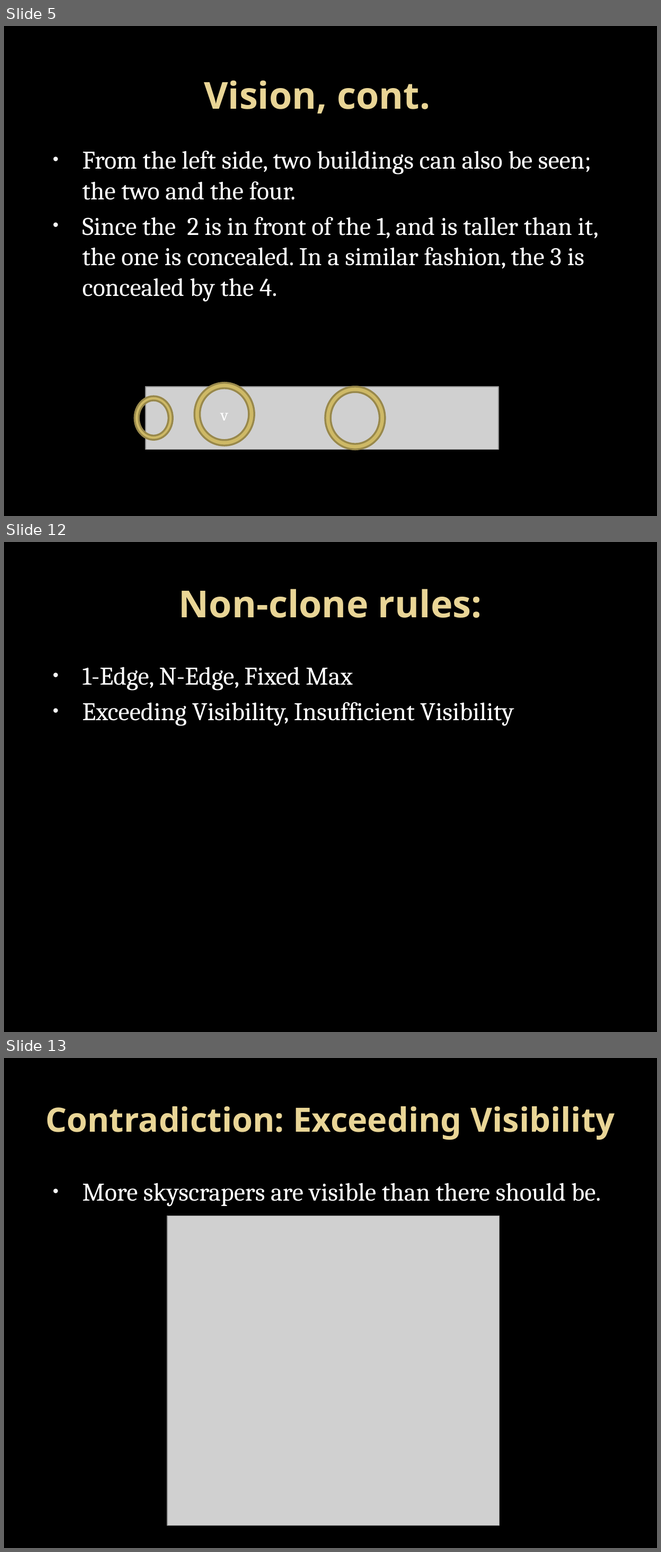
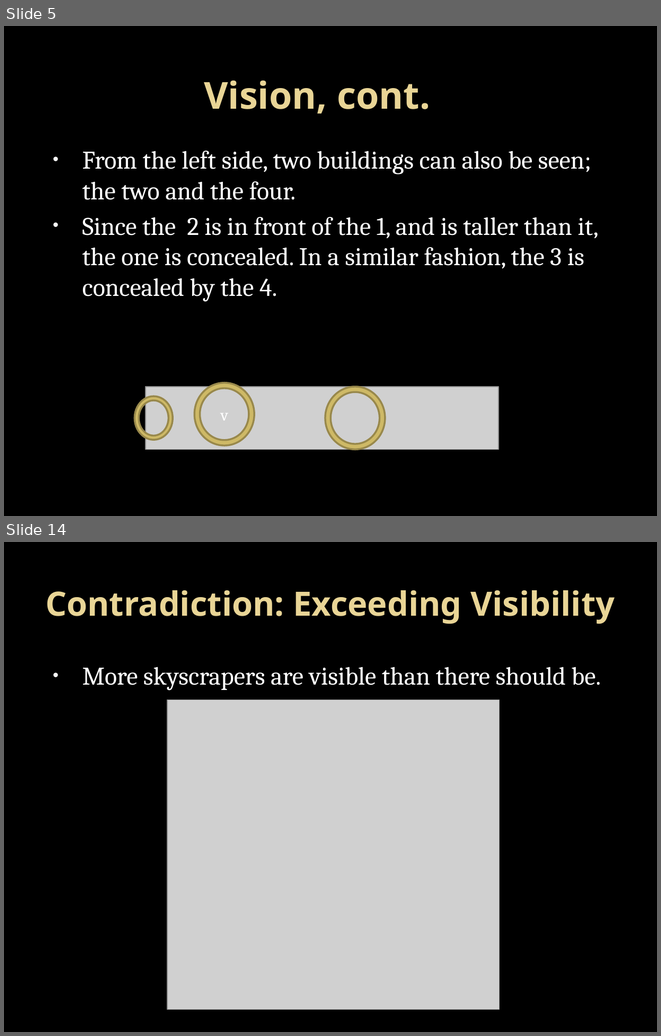
Before and after one commit to Bram28/LEGUP, a slide deck: misc/Rules/Skyscrapers.pptx. Shown one above the other, each under a label of ours: slides 5, 12 and 13 before the commit, slides 5 and 14 after it; the slides between them are not shown. The pictures are 661x1552 and 661x1036 pixels, drawn with LibreOffice and Linux fonts; fonts in the diff are those of the drawing; grey boxes stand for pictures; background and template pictures are left out. Boxes give left, top, right and bottom in pixels: in the first picture for what was removed or moved away, otherwise in the second. Text is boxed around its words. In the diff, an @@ line names an element or a change of style, - is before the commit and + after.

```diff
--- a/misc/Rules/Skyscrapers.pptx
+++ b/misc/Rules/Skyscrapers.pptx
@@ slide 12 removed at [4, 542, 657, 1032], background picture (left out) @@
@@ title removed at [179, 589, 482, 618] @@
-Non-clone rules:
@@ text removed at [82, 667, 514, 725] @@
-• 1-Edge, N-Edge, Fixed Max
-• Exceeding Visibility, Insufficient Visibility
@@ what was slide 13 is now slide 14 @@
```
Also in this commit, not shown: 9 slides changed, 6 slides added, 1 other slide removed, 4 other files.
